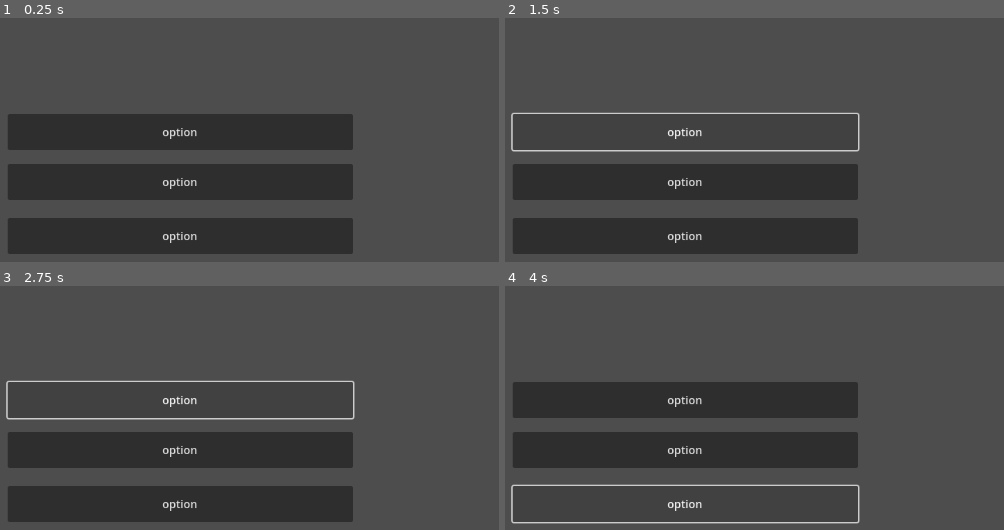
Above: before the commit, frames 1-4 (two rows, left to right).
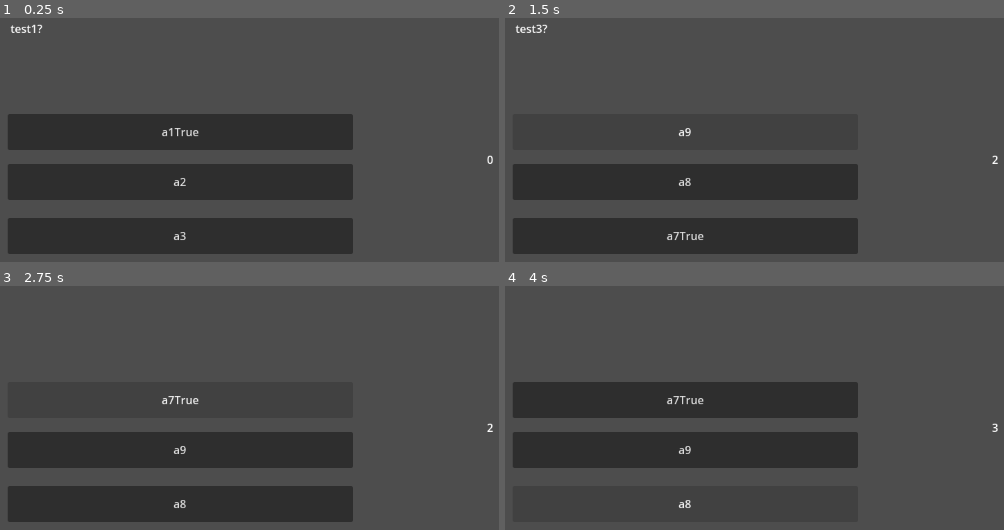
Above: after the commit, the same moments.

Repository: julixus/kohmi_games_v2
Game: Godot game, scene res://scenes/quiz.tscn
The game is run twice, just before and just after one commit, with the same random seed, the same clock (stepped at 60 frames per second) and the same inputs. The project has no main scene, so this scene is started directly.
Inputs:
- Up to frame 1 (0.25 s): no input
- Up to frame 2 (1.5 s): click "option" (after the commit: "a1True") at 0.5 s; click "option" (after the commit: "a4True") at 1.25 s
- Up to frame 3 (2.75 s): click "option" (after the commit: "a9") at 2 s
- Up to frame 4 (4 s): click "option" (after the commit: "a7True") at 2.75 s; click "option" (after the commit: "a9") at 3.5 s

The runs differ from the first frame. In frame 1, 0.5% of the frame differs, in the area x 2-99%, y 2-93%; in frame 2, 1.8%, in the area x 1-99%, y 2-93%; in frame 3, 1.7%; in frame 4, 1.7%.
Error before the commit: Invalid access to property or key '<null>' on a base object of type 'Array'. (res://scripts/antwort_option.gd:13)
Error after the commit: Invalid access of index '3' on a base object of type: 'Array'. (res://scripts/label.gd:7)

Commit message:
label counter hinzugefügt
sollte jetzt gehen

Diff:
--- a/global.gd
+++ b/global.gd
@@ -1,11 +1,14 @@
 extends Node
 
 var score_quiz = 0
-var question_counter
+var question_counter = 1
+var label_counter = 0
 
 var questions = [{"question": "test1?", "answers":
-					[{"text": "a1", "is_true" : true}, {"text" : "a2", "is_true" : false}, {"text" : "a3", "is_true" : false}]},
+					[{"text": "a1True", "is_true" : true}, {"text" : "a2", "is_true" : false}, {"text" : "a3", "is_true" : false}]},
 				{"question": "test2?", "answers":
-					[{"text": "a4", "is_true" : true}, {"text" : "a5", "is_true" : false}, {"text" : "a6", "is_true" : false}]},
+					[{"text": "a4True", "is_true" : true}, {"text" : "a5", "is_true" : false}, {"text" : "a6", "is_true" : false}]},
 				{"question": "test3?", "answers":
-					[{"text": "a7", "is_true" : true}, {"text" : "a8", "is_true" : false}, {"text" : "a9", "is_true" : false}]},]
+					[{"text": "a7True", "is_true" : true}, {"text" : "a8", "is_true" : false}, {"text" : "a9", "is_true" : false}]},]
+
+var shuffled_answers = questions[0].answers
--- a/scripts/antwort_option.gd
+++ b/scripts/antwort_option.gd
@@ -3,19 +3,26 @@
 @export var option_id = 0
 var is_true
 
+var questions = Global.questions
+var question_counter = Global.question_counter
 
-var question1 = ["f1", "a1-1", "a1-2", "a1-3"]
-var question2 = ["f2", "a2-1", "a2-2", "a2-3"]
-var question3 = ["f3", "a3-1", "a3-2", "a3-3"]
+func _ready() -> void:
 
-var questions = Global.questions
-func _ready() -> void:
-	text = questions[Global.question_counter].answers[option_id-1].text
+	text = Global.shuffled_answers[option_id-1].text
 
 func _on_pressed() -> void:
-	if questions[Global.question_counter].answers[option_id-1].is_true:
-		Global.score_quiz =+ 1
-	Global.question_counter
-	print("reload")
-	print(Global.question_counter)
+	if Global.shuffled_answers[option_id-1].is_true:
+		Global.score_quiz += 1
+	print("länge: ", len(questions))
+	shuffle_answers()
+
+	if len(questions) > question_counter+1:
+		Global.question_counter += 1
+	else:
+		print("Keine weiteren Fragen")
+	print("counter: ", question_counter)
 	get_tree().reload_current_scene()
+
+func shuffle_answers():
+	Global.shuffled_answers = questions[question_counter].answers.duplicate()
+	Global.shuffled_answers.shuffle()
--- a/scripts/label.gd
+++ b/scripts/label.gd
@@ -4,4 +4,7 @@
 
 func _ready() -> void:
 	if name == "Frage":
-		text = questions[Global.question_counter].question
+		text = questions[Global.label_counter].question
+	if name == "Score":
+		text = var_to_str(Global.score_quiz)
+		Global.label_counter += 1
